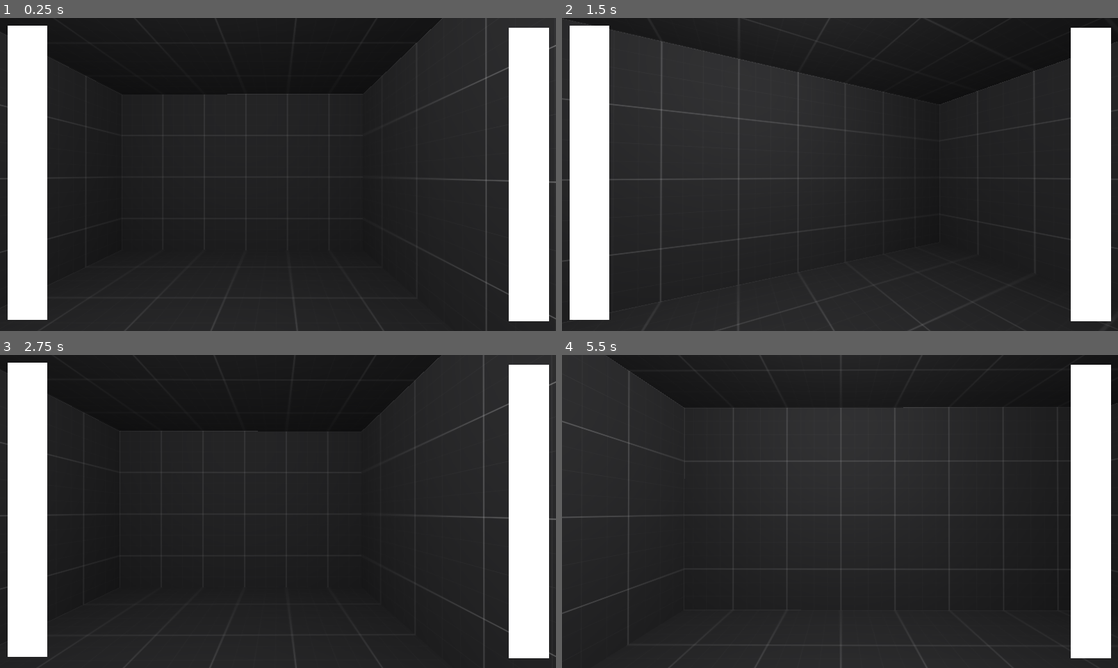
Above: before the commit, frames 1-4 (two rows, left to right).
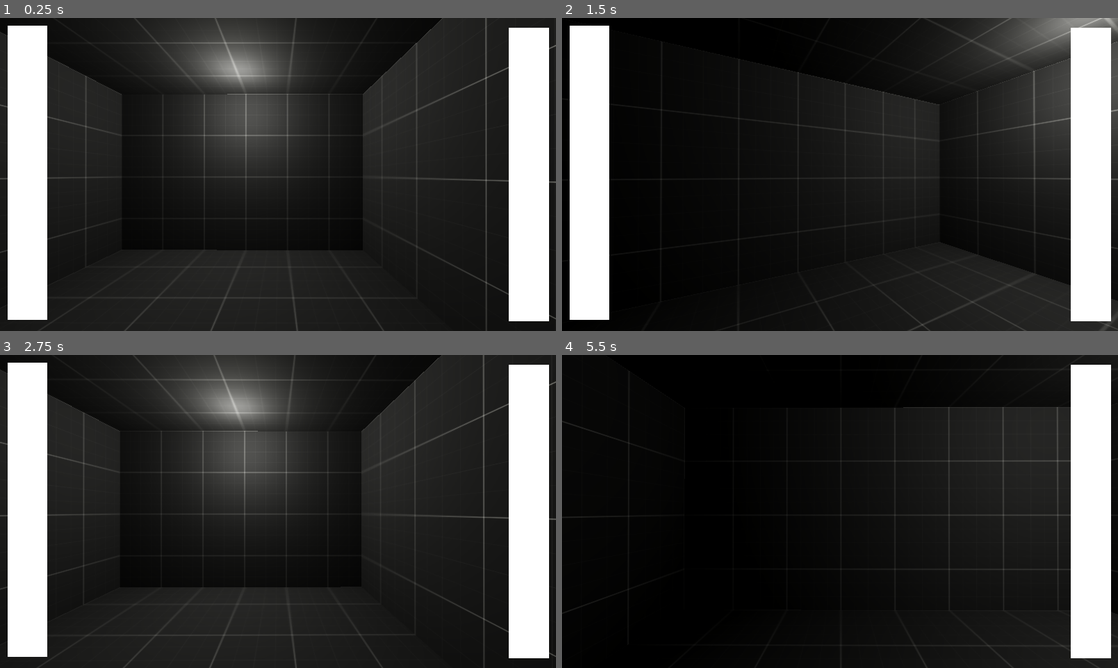
Above: after the commit, the same moments.

Repository: realparseek/hrushevka-gamejam
Game: Godot game, scene res://scenes/basement.tscn
The game is run twice, just before and just after one commit, with the same random seed, the same clock (stepped at 60 frames per second) and the same inputs.
Inputs (mouse positions are in pixels of both pictures, inside the frame that each line leads up to):
- Up to frame 1 (0.25 s): no input
- Up to frame 2 (1.5 s): move the mouse to (589, 174) at 0.52 s; move the mouse to (1090, 174) at 1.27 s
- Up to frame 3 (2.75 s): no input
- Up to frame 4 (5.5 s): move the mouse to (589, 511) at 2.77 s; move the mouse to (1006, 558) at 3.52 s; move the mouse to (673, 464) at 4.27 s; move the mouse to (867, 511) at 5.02 s

The runs differ from the first frame. In frame 1, 6.7% of the frame differs, in the area x 10-75%, y 0-52%; in frame 2, 43%; in frame 3, 6.7%; in frame 4, 62%, in the area x 0-92%, y 0-100%.

Commit message:
add ps shaders

Diff:
--- a/project.godot
+++ b/project.godot
@@ -26,7 +26,24 @@
 window/size/viewport_width=1600
 window/size/viewport_height=900
 window/size/resizable=false
+window/stretch/mode="viewport"
+window/stretch/aspect="keep_height"
 
 [dotnet]
 
 project/assembly_name="gamejam"
+
+[importer_defaults]
+
+texture={
+&"detect_3d/compress_to": 0
+}
+
+[rendering]
+
+textures/canvas_textures/default_texture_filter=0
+lights_and_shadows/directional_shadow/soft_shadow_filter_quality=3
+lights_and_shadows/directional_shadow/soft_shadow_filter_quality.mobile=3
+lights_and_shadows/positional_shadow/soft_shadow_filter_quality=3
+lights_and_shadows/positional_shadow/atlas_quadrant_0_subdiv=3
+lights_and_shadows/positional_shadow/atlas_quadrant_1_subdiv=3
--- a/scenes/basement.tscn
+++ b/scenes/basement.tscn
@@ -1,15 +1,23 @@
-[gd_scene load_steps=5 format=3 uid="uid://c7ta5dnsw5ugk"]
+[gd_scene load_steps=7 format=3 uid="uid://c7ta5dnsw5ugk"]
 
 [ext_resource type="Material" uid="uid://bymsl8ipnbpy8" path="res://materials/walls.material" id="1_wvfle"]
 [ext_resource type="PackedScene" uid="uid://ce1vqv5d4yabf" path="res://prefabs/player.tscn" id="2_etyrx"]
 [ext_resource type="AudioStream" uid="uid://drcnp78aaq63m" path="res://sound/underground.ogg" id="3_wy1pe"]
+[ext_resource type="Shader" uid="uid://iouphtxhkil3" path="res://shaders/ps1_post_proccess.gdshader" id="4_hc2hy"]
 
-[sub_resource type="Environment" id="Environment_etyrx"]
+[sub_resource type="Environment" id="Environment_hc2hy"]
+background_mode = 3
+tonemap_mode = 3
+
+[sub_resource type="ShaderMaterial" id="ShaderMaterial_wiqa1"]
+shader = ExtResource("4_hc2hy")
+shader_parameter/viewport_size = Vector2(1600, 900)
+shader_parameter/virtual_resolution = Vector2(640, 480)
 
 [node name="basement" type="Node3D"]
 
 [node name="WorldEnvironment" type="WorldEnvironment" parent="."]
-environment = SubResource("Environment_etyrx")
+environment = SubResource("Environment_hc2hy")
 
 [node name="CSGBox3D" type="CSGBox3D" parent="."]
 transform = Transform3D(1, 0, 0, 0, 1, 0, 0, 0, 1, 0, 0.05955586, -1.5)
@@ -51,10 +59,22 @@
 transform = Transform3D(1, 0, 0, 0, 1, 0, 0, 0, 1, 0.39000285, 0.65034497, -1)
 
 [node name="OmniLight3D" type="OmniLight3D" parent="."]
-transform = Transform3D(1, 0, 0, 0, 1, 0, 0, 0, 1, 0, 1.811542, -1)
+transform = Transform3D(1, 0, 0, 0, 1, 0, 0, 0, 1, 0.01855886, 1.7548112, -2.8766043)
+light_color = Color(1, 1, 0.95686275, 1)
+light_cull_mask = 4294966273
+omni_shadow_mode = 0
 
 [node name="AudioStreamPlayer" type="AudioStreamPlayer" parent="."]
 stream = ExtResource("3_wy1pe")
 volume_db = -40.0
 autoplay = true
 bus = &"Ambient"
+
+[node name="ColorRect" type="ColorRect" parent="."]
+material = SubResource("ShaderMaterial_wiqa1")
+anchors_preset = 15
+anchor_right = 1.0
+anchor_bottom = 1.0
+grow_horizontal = 2
+grow_vertical = 2
+mouse_filter = 2
--- /dev/null
+++ b/shaders/ps1_post_proccess.gdshader
@@ -0,0 +1,23 @@
+shader_type canvas_item;
+uniform sampler2D screen_texture: hint_screen_texture,repeat_disable,filter_nearest;
+uniform vec2 viewport_size = vec2(1600,900);
+uniform vec2 virtual_resolution =vec2(640,480);
+const float ps1_dither[16] = float [16](
+	-4.0, 0.0, -3.0, 1.0,
+	2.0, -2.0, 3.0, -1.0,
+	-3.0, 1.0, -4.0, 0.0,
+	3.0, -1.0, 2.0, -2.0
+);
+void fragment() {
+	vec3 screen_color = texture(screen_texture, UV).rgb;
+
+	vec2 virtual_pos = floor(FRAGCOORD.xy * (virtual_resolution / viewport_size));
+	int x = int(mod(virtual_pos.x, 4.0));
+	int y = int(mod (virtual_pos.y, 4.0));
+	int index = y * 4 + x;
+
+	float dither_offset = (ps1_dither[index] / 8.0);
+
+	vec3 quantized_color = floor((screen_color* 255.0) / 8.0+dither_offset) / 31.0;
+	COLOR = vec4(quantized_color, 1);
+}
Not shown, added: shaders/ps1_post_proccess.gdshader.uid
